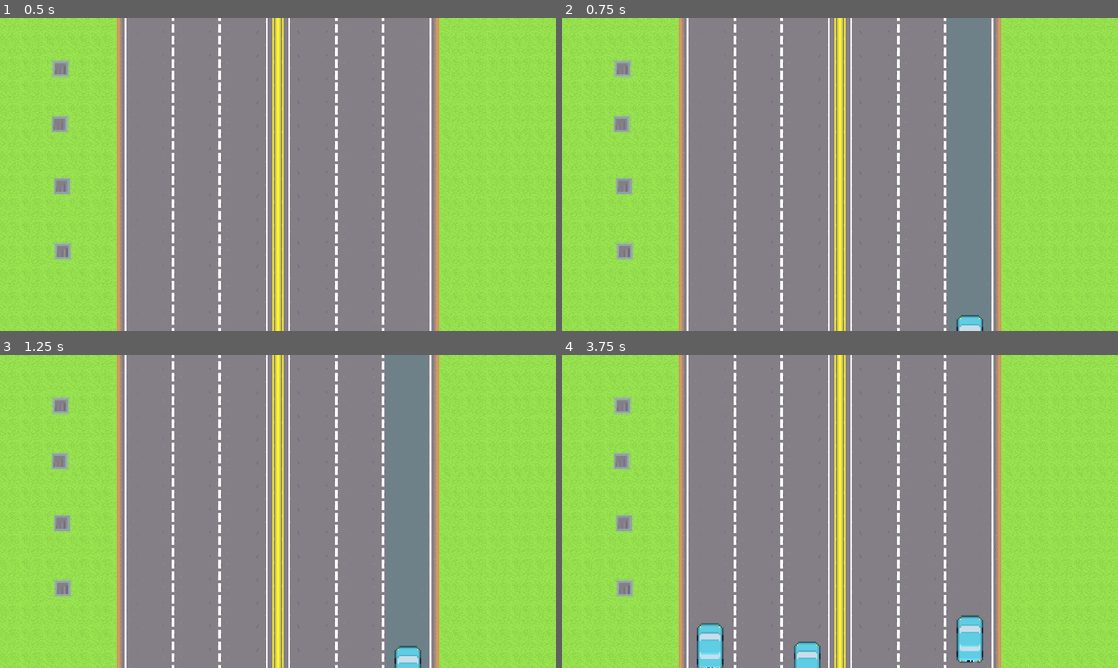
Above: before the commit, frames 1-4 (two rows, left to right).
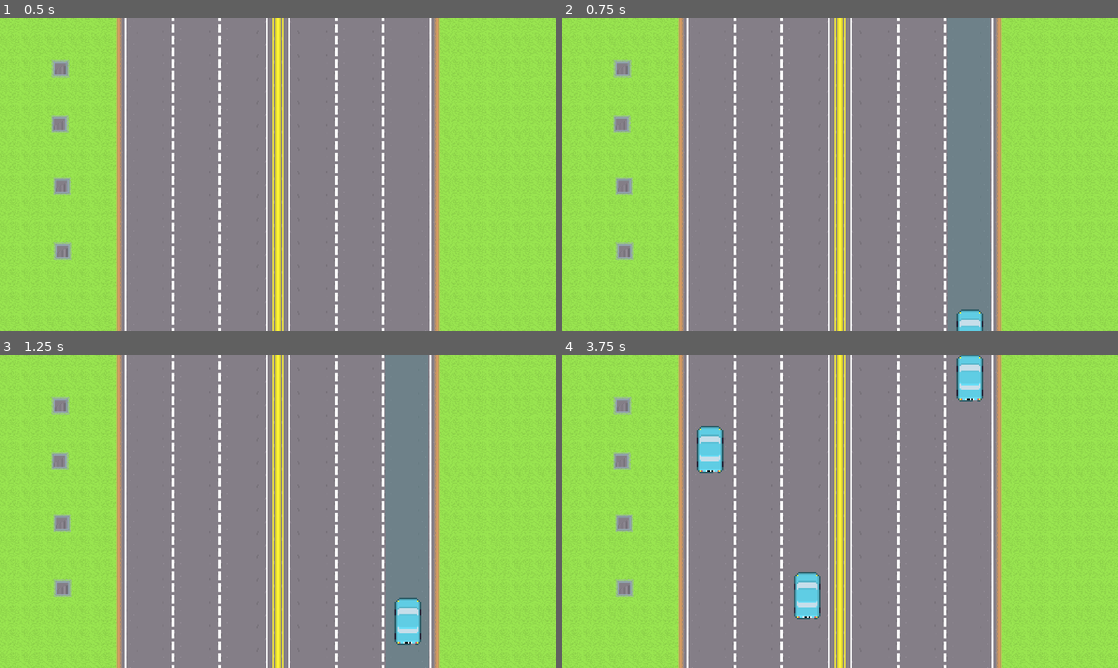
Above: after the commit, the same moments.

Repository: lewis785/gmtk-game-jam-2023
Game: Godot game, scene res://scenes/world.tscn
The game is run twice, just before and just after one commit, with the same random seed, the same clock (stepped at 60 frames per second) and the same inputs. Sound files missing from this copy of the repository are replaced by a short silence.
Inputs (mouse positions are in pixels of both pictures, inside the frame that each line leads up to):
- Up to frame 1 (0.5 s): no input
- Up to frame 2 (0.75 s): tap Enter at 0.5 s; move the mouse to (962, 158) at 0.52 s; click (962, 158) at 0.67 s
- Up to frame 3 (1.25 s): no input
- Up to frame 4 (3.75 s): move the mouse to (728, 527) at 1.27 s; click (728, 527) at 1.42 s; move the mouse to (895, 442) at 2.02 s; click (895, 442) at 2.17 s; move the mouse to (812, 574) at 2.77 s; click (812, 574) at 2.92 s; move the mouse to (1006, 558) at 3.52 s; click (1006, 558) at 3.67 s

Frame 1 is identical in both runs. In frame 2, 0.3% of the frame differs, in the area x 70-76%, y 93-100%; in frame 3, 1.0%; in frame 4, 3.9%, in the area x 24-76%, y 0-100%.

Commit message:
CHANGE increase truck speed

Diff:
--- a/scenes/truck/Truck.tscn
+++ b/scenes/truck/Truck.tscn
@@ -10,6 +10,7 @@
 [node name="Truck" type="CharacterBody2D" groups=["Truck", "Vehicle"]]
 scale = Vector2(3.5, 3.5)
 script = ExtResource("1_6ke4o")
+speed = 8000.0
 
 [node name="Sprite2D" type="Sprite2D" parent="."]
 texture_filter = 1
